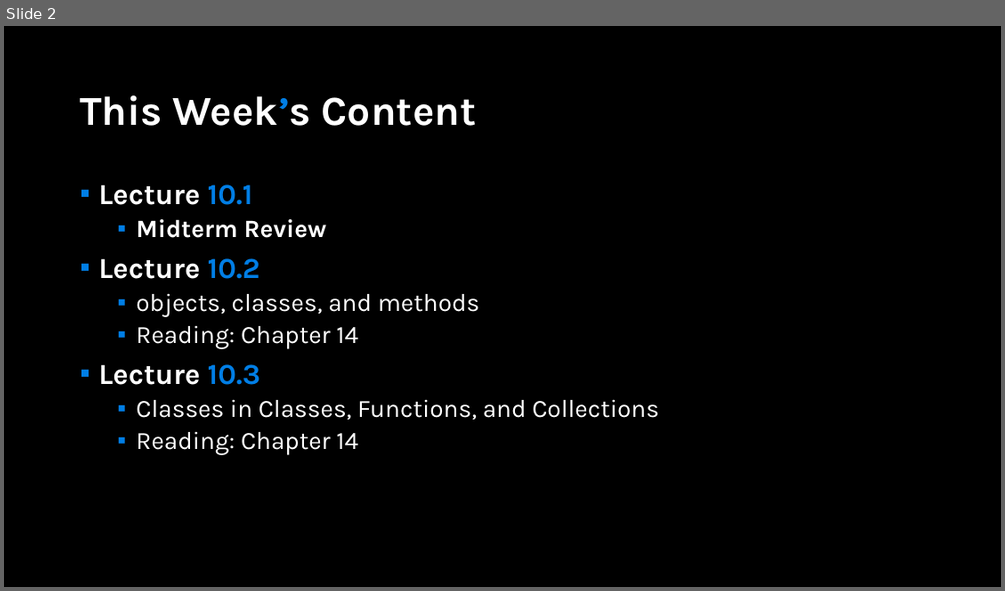
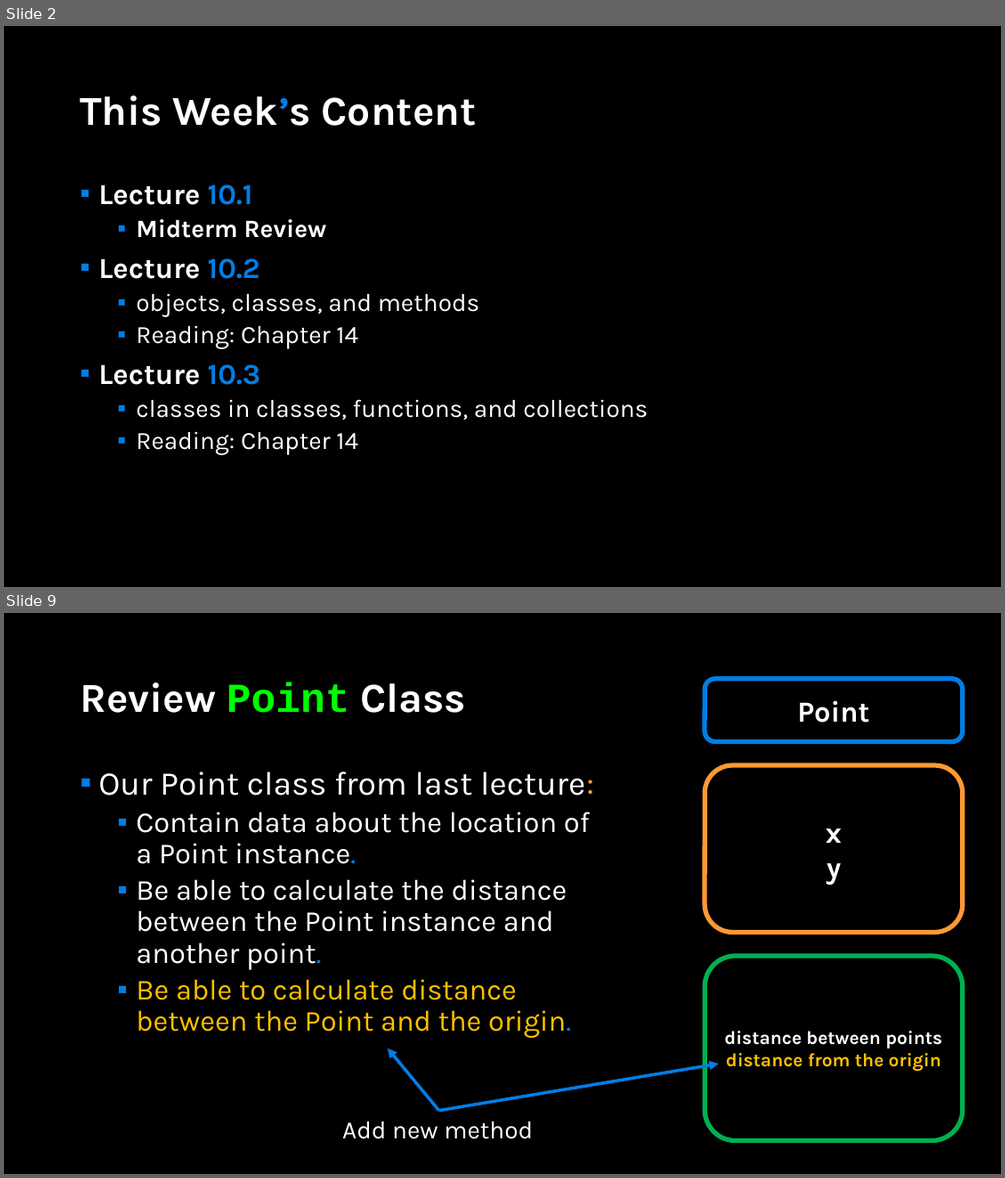
Before and after one commit to APS106/APS106-winter-2022-material, a slide deck: lectures/week10/lecture3/slides/week10_lecture3.pptx. Shown one above the other, each under a label of ours: slide 2 before the commit, slides 2 and 9 after it; the slides between them are not shown. The pictures are 1005x591 and 1005x1178 pixels, drawn with LibreOffice and Linux fonts; fonts in the diff are those of the drawing; background and template pictures are left out. Boxes give left, top, right and bottom in pixels: in the first picture for what was removed or moved away, otherwise in the second. Text is boxed around its words. In the diff, an @@ line names an element or a change of style, - is before the commit and + after.

```diff
--- a/lectures/week10/lecture3/slides/week10_lecture3.pptx
+++ b/lectures/week10/lecture3/slides/week10_lecture3.pptx
@@ slide 9 added at box(4, 613, 1001, 1174), background picture (left out) @@
@@ title added at box(80, 682, 466, 713), 39.6 pt, text #FFFFFF, bold @@
+Review Point Class
@@ rounded rectangle added at box(704, 679, 963, 742), outline #017EE5 4.5 pt, 28 pt, text #FFFFFF, bold @@
+Point
@@ text added at box(98, 771, 594, 1038), 28 pt, text #FFFFFF @@
+▪ Our Point class from last lecture:
+  ▪ Contain data about the location of a Point instance.
+  ▪ Be able to calculate the distance between the Point instance and another point.
+  ▪ Be able to calculate distance between the Point and the origin.
@@ rounded rectangle added at box(704, 765, 963, 933), outline #FF9933 4.5 pt, 28 pt, text #FFFFFF, bold @@
+x
+y
@@ rounded rectangle added at box(704, 956, 963, 1140), outline #00B050 4.5 pt, 18 pt, text #FFFFFF, bold @@
+distance between points
+distance from the origin
@@ arrow added from (439, 1111) to (388, 1048), #017EE5 3 pt @@
@@ arrow added from (439, 1111) to (719, 1064), #017EE5 3 pt @@
@@ text added at box(342, 1121, 533, 1139), 24 pt, text #FFFFFF @@
+Add new method
@@ slide 2 changed as well @@
@@ text at box(136, 399, 647, 419): text changed @@
-  ▪ Classes in Classes, Functions, and Collections
+  ▪ classes in classes, functions, and collections
```
Also in this commit, not shown: 2 other slides changed, 21 other slides added, 4 other files.
